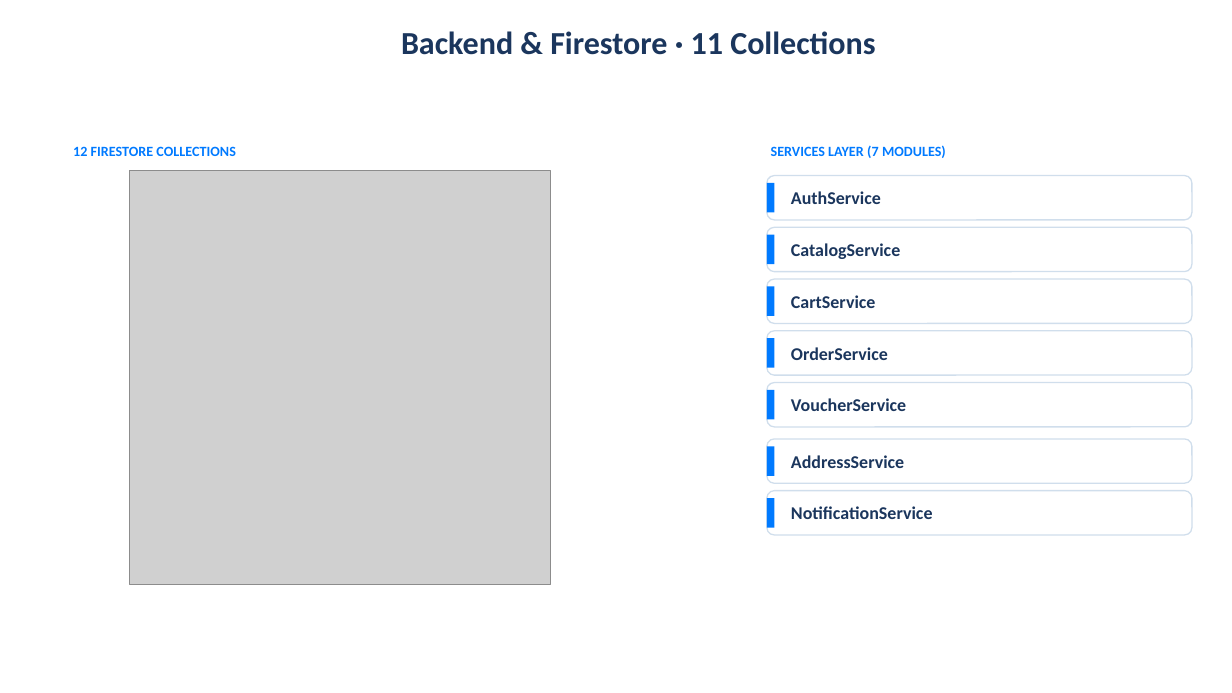
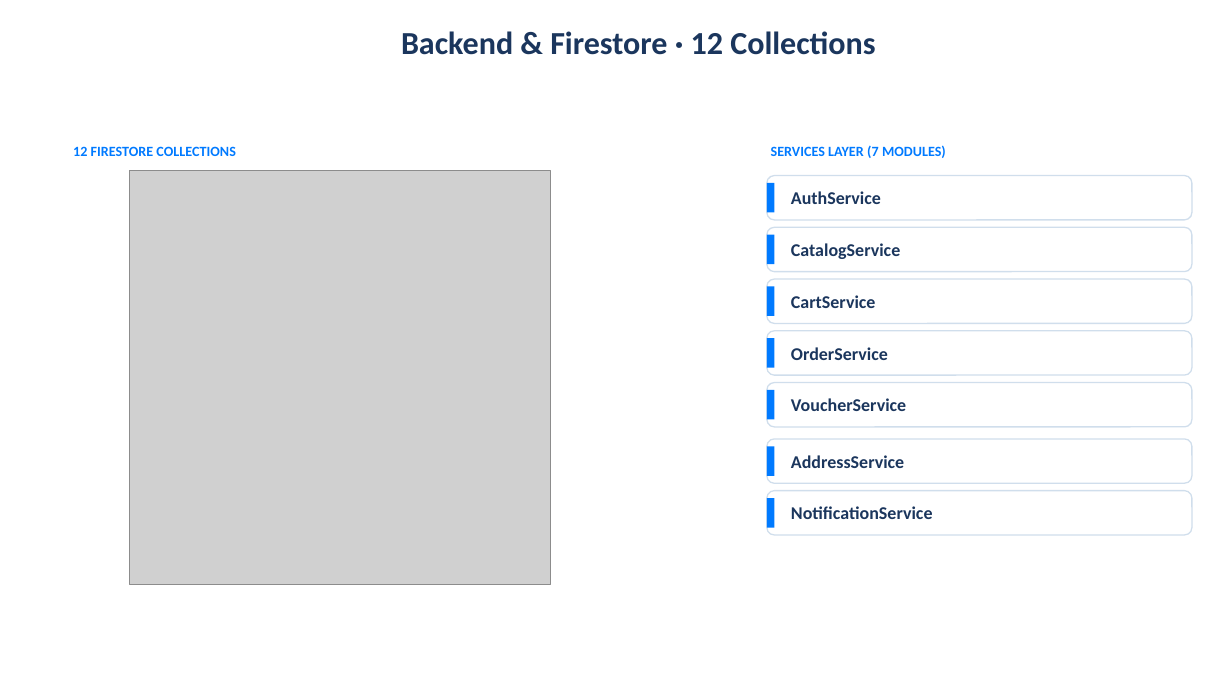
Before and after one commit to toantran172005/ECommerce-Market, a slide deck: slide 4 of documents/N13_ApplicationDevelopment_Report.pptx. Drawn at 1232x693 pixels with LibreOffice and Linux fonts; fonts in the diff are those of the drawing; grey boxes stand for pictures; background and template pictures are left out. Boxes give left, top, right and bottom in pixels: in the first picture for what was removed or moved away, otherwise in the second. Text is boxed around its words. In the diff, an @@ line names an element or a change of style, - is before the commit and + after.

```diff
--- a/documents/N13_ApplicationDevelopment_Report.pptx
+++ b/documents/N13_ApplicationDevelopment_Report.pptx
@@ text at [401,31,875,55]: text changed @@
-Backend & Firestore · 11 Collections
+Backend & Firestore · 12 Collections
```
Also in this commit, not shown: 6 other files.
